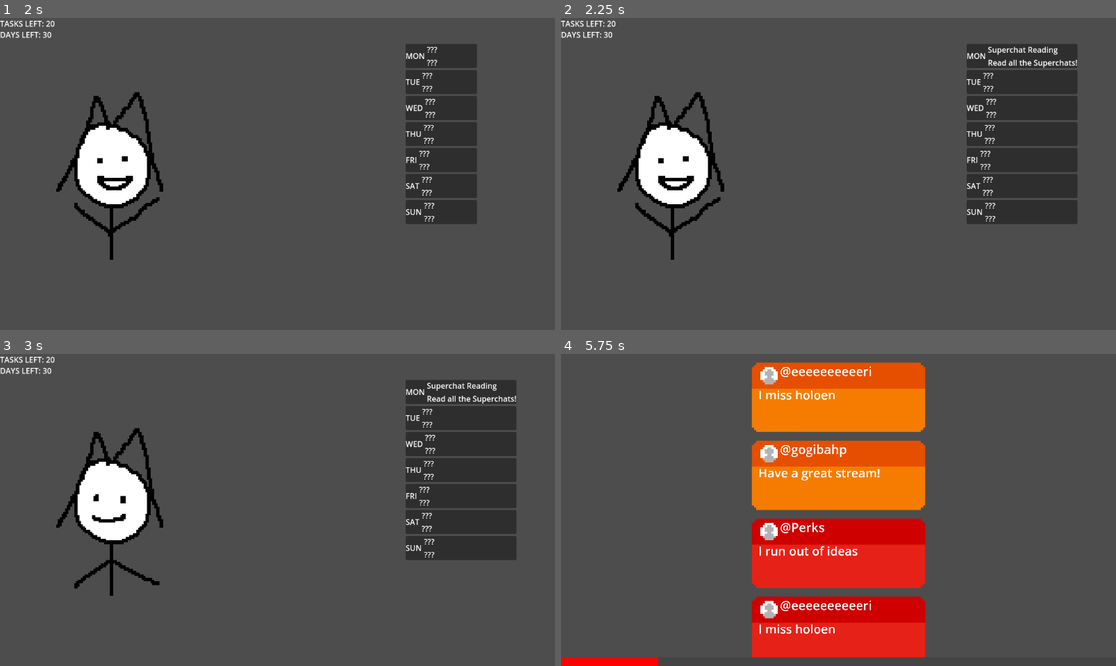
Above: before the commit, frames 1-4 (two rows, left to right).
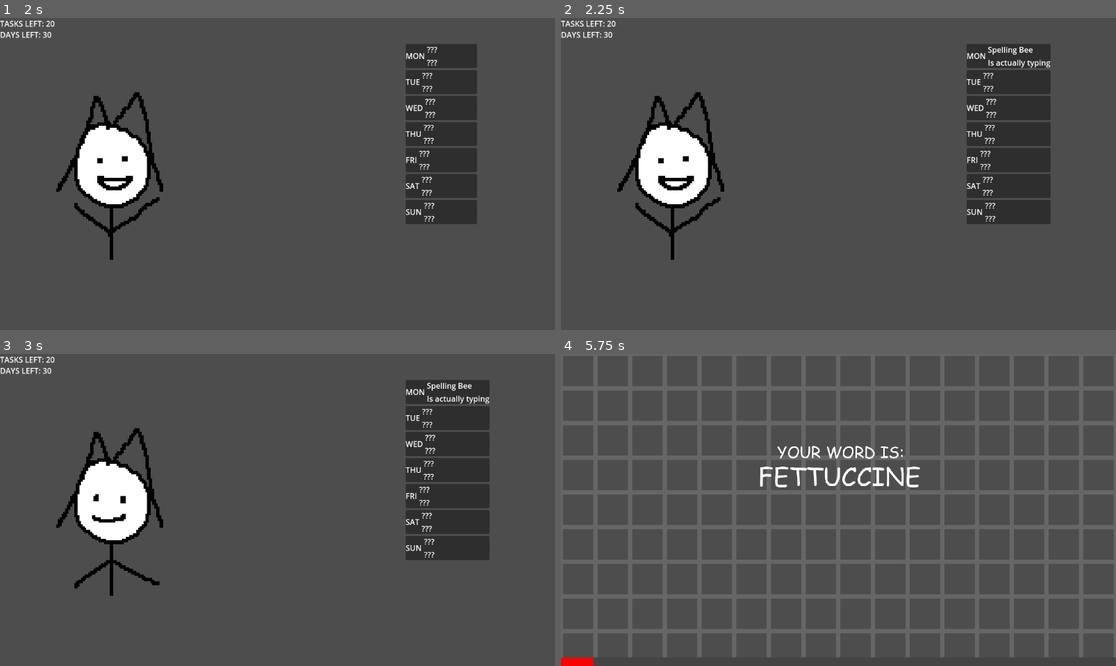
Above: after the commit, the same moments.

Repository: eeeeeeri/holojam-7
Game: Godot game, scene res://Scenes/Schedule/main.tscn
The game is run twice, just before and just after one commit, with the same random seed, the same clock (stepped at 60 frames per second) and the same inputs.
Inputs (mouse positions are in pixels of both pictures, inside the frame that each line leads up to):
- Up to frame 1 (2 s): tap Enter at 0.5 s; move the mouse to (399, 158) at 0.52 s; click (399, 158) at 0.6 s; tap Space at 1.25 s; move the mouse to (166, 189) at 1.27 s; click (166, 189) at 1.35 s
- Up to frame 2 (2.25 s): move the mouse to (894, 105) at 2.02 s; click (894, 105) at 2.1 s
- Up to frame 3 (3 s): move the mouse to (249, 572) at 2.77 s; click (249, 572) at 2.85 s
- Up to frame 4 (5.75 s): move the mouse to (1005, 556) at 3.52 s; click (1005, 556) at 3.6 s; tap Enter at 4.25 s; move the mouse to (672, 463) at 4.27 s; click (672, 463) at 4.35 s; move the mouse to (866, 510) at 5.02 s; click (866, 510) at 5.1 s

Frame 1 is identical in both runs. In frame 2, 2.8% of the frame differs, in the area x 77-93%, y 8-66%; in frame 3, 2.8%; in frame 4, 42%, in the area x 0-100%, y 0-100%.

Commit message:
feat: spelling bee minigame

Diff:
--- /dev/null
+++ b/Scenes/Minigames/SpellingBee/spelling_bee.tscn
@@ -0,0 +1,232 @@
+[gd_scene load_steps=19 format=3 uid="uid://75xfiemq0b1v"]
+
+[ext_resource type="PackedScene" uid="uid://bws7safjar52n" path="res://Scenes/Minigames/minigame.tscn" id="1_aysan"]
+[ext_resource type="Script" uid="uid://dg1jib3ke2xwg" path="res://Scripts/spelling_bee.gd" id="2_a045p"]
+[ext_resource type="Texture2D" uid="uid://dyxt5lf1vsvui" path="res://Assets/Sprites/Rugpull/bg.png" id="3_xuu6n"]
+[ext_resource type="FontFile" uid="uid://r1j2w1tvsuqk" path="res://Assets/Fonts/comic.ttf" id="4_02kyr"]
+[ext_resource type="Texture2D" uid="uid://cr4krb7205jv0" path="res://Assets/Sprites/SpellingBee/Miss.png" id="4_xuu6n"]
+[ext_resource type="Texture2D" uid="uid://bitugfdurl0ak" path="res://Assets/Sprites/SpellingBee/fire.png" id="6_lh045"]
+
+[sub_resource type="Animation" id="Animation_xuu6n"]
+resource_name = "miss"
+length = 0.2
+tracks/0/type = "value"
+tracks/0/imported = false
+tracks/0/enabled = true
+tracks/0/path = NodePath("Miss:position")
+tracks/0/interp = 1
+tracks/0/loop_wrap = true
+tracks/0/keys = {
+"times": PackedFloat32Array(0, 0.2),
+"transitions": PackedFloat32Array(1, 1),
+"update": 0,
+"values": [Vector2(128, -32), Vector2(128, 72)]
+}
+tracks/1/type = "value"
+tracks/1/imported = false
+tracks/1/enabled = true
+tracks/1/path = NodePath("Fire:position")
+tracks/1/interp = 1
+tracks/1/loop_wrap = true
+tracks/1/keys = {
+"times": PackedFloat32Array(0, 0.2),
+"transitions": PackedFloat32Array(1, 1),
+"update": 0,
+"values": [Vector2(32, 176), Vector2(32, 112)]
+}
+
+[sub_resource type="Animation" id="Animation_02kyr"]
+length = 0.001
+tracks/0/type = "value"
+tracks/0/imported = false
+tracks/0/enabled = true
+tracks/0/path = NodePath("Miss:position")
+tracks/0/interp = 1
+tracks/0/loop_wrap = true
+tracks/0/keys = {
+"times": PackedFloat32Array(0),
+"transitions": PackedFloat32Array(1),
+"update": 0,
+"values": [Vector2(128, -32)]
+}
+tracks/1/type = "value"
+tracks/1/imported = false
+tracks/1/enabled = true
+tracks/1/path = NodePath("Fire:position")
+tracks/1/interp = 1
+tracks/1/loop_wrap = true
+tracks/1/keys = {
+"times": PackedFloat32Array(0),
+"transitions": PackedFloat32Array(1),
+"update": 0,
+"values": [Vector2(32, 176)]
+}
+
+[sub_resource type="AnimationLibrary" id="AnimationLibrary_lh045"]
+_data = {
+&"RESET": SubResource("Animation_02kyr"),
+&"miss": SubResource("Animation_xuu6n")
+}
+
+[sub_resource type="Gradient" id="Gradient_n3trh"]
+colors = PackedColorArray(1, 1, 1, 1, 1, 1, 1, 1)
+
+[sub_resource type="GradientTexture2D" id="GradientTexture2D_xuu6n"]
+gradient = SubResource("Gradient_n3trh")
+width = 1
+height = 2
+
+[sub_resource type="Gradient" id="Gradient_02kyr"]
+offsets = PackedFloat32Array(0.63013697, 1)
+colors = PackedColorArray(1, 1, 1, 1, 1, 1, 1, 0)
+
+[sub_resource type="Curve" id="Curve_lh045"]
+_limits = [-1.0, 1.0, 0.0, 1.0]
+_data = [Vector2(0, 1), 0.0, 0.0, 0, 0, Vector2(1, 1), 0.0, 0.0, 0, 0]
+point_count = 2
+
+[sub_resource type="AtlasTexture" id="AtlasTexture_ao7to"]
+atlas = ExtResource("6_lh045")
+region = Rect2(0, 0, 64, 64)
+
+[sub_resource type="AtlasTexture" id="AtlasTexture_05g4u"]
+atlas = ExtResource("6_lh045")
+region = Rect2(64, 0, 64, 64)
+
+[sub_resource type="AtlasTexture" id="AtlasTexture_pem4i"]
+atlas = ExtResource("6_lh045")
+region = Rect2(128, 0, 64, 64)
+
+[sub_resource type="AtlasTexture" id="AtlasTexture_nykap"]
+atlas = ExtResource("6_lh045")
+region = Rect2(192, 0, 64, 64)
+
+[sub_resource type="SpriteFrames" id="SpriteFrames_fd731"]
+animations = [{
+"frames": [{
+"duration": 1.0,
+"texture": SubResource("AtlasTexture_ao7to")
+}, {
+"duration": 1.0,
+"texture": SubResource("AtlasTexture_05g4u")
+}, {
+"duration": 1.0,
+"texture": SubResource("AtlasTexture_pem4i")
+}, {
+"duration": 1.0,
+"texture": SubResource("AtlasTexture_nykap")
+}],
+"loop": true,
+"name": &"default",
+"speed": 10.0
+}]
+
+[node name="SpellingBee" instance=ExtResource("1_aysan")]
+
+[node name="Control" type="Node2D" parent="." index="0"]
+script = ExtResource("2_a045p")
+
+[node name="TextureRect" type="TextureRect" parent="Control" index="0"]
+offset_right = 256.0
+offset_bottom = 144.0
+texture = ExtResource("3_xuu6n")
+stretch_mode = 1
+
+[node name="Your" type="Label" parent="Control" index="1"]
+offset_left = 59.999996
+offset_top = 40.0
+offset_right = 1440.0
+offset_bottom = 152.5
+scale = Vector2(0.1, 0.1)
+theme_override_fonts/font = ExtResource("4_02kyr")
+theme_override_font_sizes/font_size = 72
+text = "YOUR WORD IS:"
+horizontal_alignment = 1
+
+[node name="Word" type="Label" parent="Control" index="2"]
+offset_left = 4.0
+offset_top = 48.0
+offset_right = 1386.0
+offset_bottom = 160.5
+scale = Vector2(0.18, 0.18)
+theme_override_fonts/font = ExtResource("4_02kyr")
+theme_override_font_sizes/font_size = 64
+text = "SUPERCALIFRAGILISTICEXPIALIDOCIOUS"
+horizontal_alignment = 1
+
+[node name="Anwser" type="Label" parent="Control" index="3"]
+modulate = Color(1, 0, 0, 1)
+offset_left = 4.0
+offset_top = 65.0
+offset_right = 1384.0
+offset_bottom = 177.5
+scale = Vector2(0.18, 0.18)
+theme_override_fonts/font = ExtResource("4_02kyr")
+theme_override_font_sizes/font_size = 64
+horizontal_alignment = 1
+
+[node name="Miss" type="Sprite2D" parent="Control" index="4"]
+position = Vector2(128, -32)
+texture = ExtResource("4_xuu6n")
+
+[node name="AnimationPlayer" type="AnimationPlayer" parent="Control" index="5"]
+libraries = {
+&"": SubResource("AnimationLibrary_lh045")
+}
+
+[node name="Confetti" type="CPUParticles2D" parent="Control" index="6"]
+position = Vector2(128, 66)
+emitting = false
+amount = 32
+texture = SubResource("GradientTexture2D_xuu6n")
+one_shot = true
+explosiveness = 1.0
+spread = 180.0
+gravity = Vector2(0, 200)
+initial_velocity_min = 100.0
+initial_velocity_max = 200.0
+angle_max = 360.0
+color = Color(1, 0.66999996, 0.66999996, 1)
+color_ramp = SubResource("Gradient_02kyr")
+hue_variation_min = -1.0
+hue_variation_max = 1.0
+hue_variation_curve = SubResource("Curve_lh045")
+
+[node name="Fire" type="Node2D" parent="Control" index="7"]
+position = Vector2(32, 176)
+
+[node name="AnimatedSprite2D" type="AnimatedSprite2D" parent="Control/Fire" index="0"]
+sprite_frames = SubResource("SpriteFrames_fd731")
+autoplay = "default"
+
+[node name="AnimatedSprite2D2" type="AnimatedSprite2D" parent="Control/Fire" index="1"]
+position = Vector2(64, 0)
+sprite_frames = SubResource("SpriteFrames_fd731")
+autoplay = "default"
+
+[node name="AnimatedSprite2D3" type="AnimatedSprite2D" parent="Control/Fire" index="2"]
+position = Vector2(128, 0)
+sprite_frames = SubResource("SpriteFrames_fd731")
+autoplay = "default"
+
+[node name="AnimatedSprite2D4" type="AnimatedSprite2D" parent="Control/Fire" index="3"]
+position = Vector2(192, 0)
+sprite_frames = SubResource("SpriteFrames_fd731")
+autoplay = "default"
+
+[node name="EndTimer" parent="." index="1"]
+wait_time = 12.0
+
+[node name="ProgressBar" parent="." index="2"]
+offset_top = 140.0
+offset_right = 256.0
+offset_bottom = 144.0
+
+[node name="InputHint" parent="." index="3"]
+position = Vector2(128, 104)
+animation = &"keyboard"
+frame_progress = 0.0
+
+[node name="Camera2D" type="Camera2D" parent="." index="4"]
+anchor_mode = 0
+zoom = Vector2(4.5, 4.5)
--- a/Scripts/globals.gd
+++ b/Scripts/globals.gd
@@ -4,8 +4,9 @@
 
 var minigames = [
 	# Minigame.minigame("res://Scenes/Minigames/minigame.tscn","Test","Description Test"),
-	Minigame.minigame("res://Scenes/Minigames/SuperchatReading/superchat_reading.tscn","Superchat Reading","Read all the Superchats!"),
-	Minigame.minigame("res://Scenes/Minigames/Rugpull/rugpull.tscn","Scam with $KRONII","Sell $KRONII at a High!"),
+	#Minigame.minigame("res://Scenes/Minigames/SuperchatReading/superchat_reading.tscn","Superchat Reading","Read all the Superchats!"),
+	#Minigame.minigame("res://Scenes/Minigames/Rugpull/rugpull.tscn","Scam with $KRONII","Sell $KRONII at a High!"),
+	Minigame.minigame("res://Scenes/Minigames/SpellingBee/spelling_bee.tscn","Spelling Bee","Is actually typing"),
 ]
 
 var week_minigames = []
--- /dev/null
+++ b/Scripts/spelling_bee.gd
@@ -0,0 +1,48 @@
+extends Node2D
+
+@onready var word_label: Label = $Word
+@onready var anwser: Label = $Anwser
+@onready var animation_player: AnimationPlayer = $AnimationPlayer
+@onready var confetti: CPUParticles2D = $Confetti
+
+const words = [
+	"SUPERCALIFRAGILISTICEXPIALIDOCIOUS",
+	"CODEPENDENCY",
+	"FETTUCCINE",
+	"DECAFFEINATED",
+	"BROCHURE",
+	"ELLIPTICAL",
+	"REFRIGERATOR",
+	"CONNOISSEUR",
+	"PTERODACTYL",
+	"SILHOUETTE",
+	"DOPPELGANGER",
+	"ARCHIPELAGO",
+	"ACACIA",
+	"DISCOMBOBULATE",
+	"HEMORRHOID",
+	"AQUEDUCT",
+	"AFFIDAVIT"
+]
+
+var word := ""
+var typed := ""
+var missed := false
+
+func _ready() -> void:
+	word = words.pick_random()
+	word_label.text = word
+
+func _unhandled_input(event: InputEvent) -> void:
+	if event is InputEventKey and not event.is_pressed():
+		var ch = event.as_text_keycode()
+		if ch.length() == 1 and !Globals.last_minigame_won:
+			typed += ch
+			anwser.text = typed
+			if !word.begins_with(typed) and !missed:
+				animation_player.play("miss")
+				missed = true
+			if word == typed:
+				Globals.last_minigame_won = true
+				anwser.modulate = Color.GREEN
+				confetti.emitting = true
Binary file added: Assets/Fonts/comic.ttf
Not shown, added: Assets/Fonts/comic.ttf.import
Binary file added: Assets/Fonts/comicbd.ttf
Not shown, added: Assets/Fonts/comicbd.ttf.import
Binary file added: Assets/Fonts/comici.ttf
Not shown, added: Assets/Fonts/comici.ttf.import
Binary file added: Assets/Fonts/comicz.ttf
Not shown, added: Assets/Fonts/comicz.ttf.import
Not shown, added: Assets/Music/souten ni moyu loop.wav.import
Binary file added: Assets/Sprites/SpellingBee/Miss.png
Not shown, added: Assets/Sprites/SpellingBee/Miss.png.import
Binary file added: Assets/Sprites/SpellingBee/fire.png
(and 3 more such lines)
